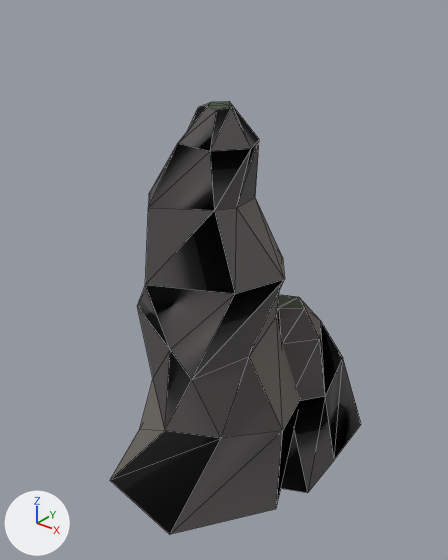
The glTF model game/assets/themes/coast/models/cliff_c.glb: old version first, new version second.
One viewpoint serves both versions: a 50 mm camera at (16.4, -19.3, 21.2) aimed at (0.2, 0.9, 8.7). Arrows for +X, +Y and +Z are at lower left; the lights stay in place. The picture after the commit comes second. Mesh edges are drawn as thin lines. Vertices at exactly the same position are counted once.

Objects in the first picture: 'cliff_c'.
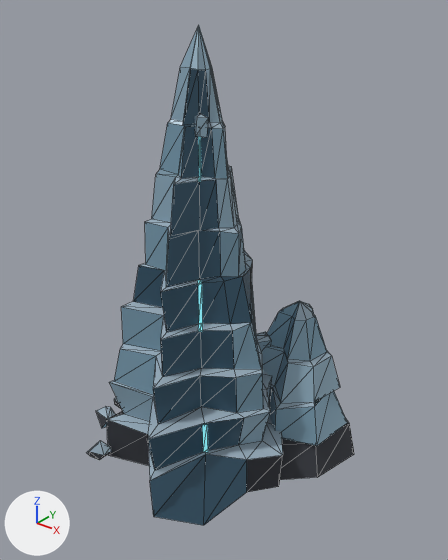
Boxes (x1, y1, x2, y2) around the edits, measured in the pictures (448 x 560 px):
'cliff_c', reshaped (6% wider, 15% taller)
    before: (110, 101, 361, 534)
    after: (87, 26, 354, 525)
part 1 of me_cliff_c, rebuilt (7% narrower, 15% taller)
    before: (110, 101, 300, 534)
    after: (107, 26, 283, 525)
part 2 of me_cliff_c, rebuilt
    before: (276, 295, 361, 493)
    after: (262, 301, 354, 480)
part 3 of me_cliff_c, added
    after: (87, 114, 271, 460)

The change in detail:
Material 'frost' (mat_frost) is new.
Its base color is (0.32, 0.42, 0.5) (greyish blue #99adbc).
Its roughness is 0.85.
Material 'ice_light' (mat_ice_light) is new.
Its base color is (0.28, 0.42, 0.52) (greyish blue #90adbf).
Its roughness is 0.35.
Material 'vein' (mat_vein) is new.
Its base color is (0.22, 0.7, 0.78) (cyan #81dae5).
Its roughness is 0.85.
Its emission color is (0.14, 0.462, 0.532) (cyan #69b5c1).
Its emission strength is 1.0.
Material 'ice' (mat_ice) is new.
Its base color is (0.2, 0.34, 0.44) (blue #7c9eb1).
Its roughness is 0.3.
Material 'ice_deep' (mat_ice_deep) is new.
Its base color is (0.035, 0.09, 0.14) (dark blue #355569).
Its roughness is 0.25.
me_cliff_c is used by ob_cliff_c; location (0.0, 0.0, 0.0).
me_cliff_c had 77 vertices, 136 faces and spanned x -5.2..5.7, y -5.2..7.0, z -1.1..16.9.
me_cliff_c now has 506 vertices, 834 faces and spans x -6.1..6.2, y -5.3..7.7, z -0.7..19.7.
me_cliff_c part 1: the loose piece of 49 vertices spanning x -5.2..5.2, y -5.2..4.0, z -1.1..16.9 is rebuilt with 235 vertices and now spans x -4.7..4.6, y -5.3..5.0, z -0.7..19.7.
me_cliff_c part 2: the loose piece of 28 vertices spanning x -0.9..5.7, y -1.0..7.0, z -1.0..7.1 is rebuilt with 89 vertices and now spans x -0.9..6.2, y -0.4..7.7, z -0.7..7.3.
Part 3, on me_cliff_c:
182 vertices are added at x -6.1..2.3, y -4.9..5.7, z -0.3..16.6.
49 new faces join them, mat_rock (dark grey #32353d).
11 new faces join them, mat_ice_deep (dark blue #355569).
54 new faces join them, mat_frost (greyish blue #99adbc).
21 new faces join them, mat_ice_light (greyish blue #90adbf).
45 new faces join them, mat_ice (blue #7c9eb1).
34 new faces join them, mat_vein (cyan #81dae5, glowing cyan #69b5c1).
me_cliff_c no longer uses material mat_rock_light (dark grey #6c6761).
me_cliff_c no longer uses material mat_scrub (greyish green #424d3c).
me_cliff_c gains material mat_ice_deep (dark blue #355569).
me_cliff_c gains material mat_frost (greyish blue #99adbc).
me_cliff_c gains material mat_ice_light (greyish blue #90adbf).
me_cliff_c gains material mat_ice (blue #7c9eb1).
me_cliff_c gains material mat_vein (cyan #81dae5, glowing cyan #69b5c1).
